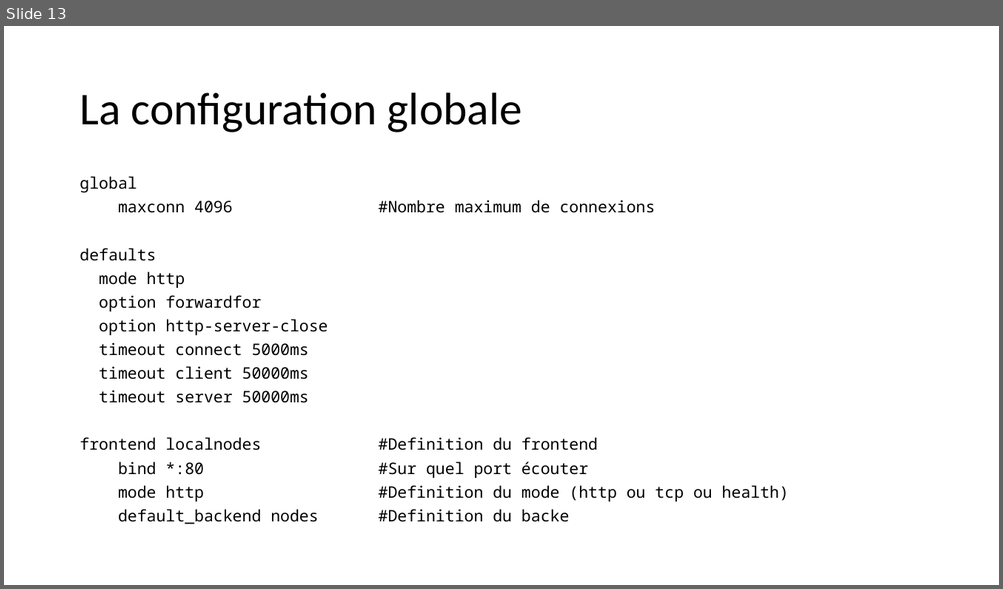
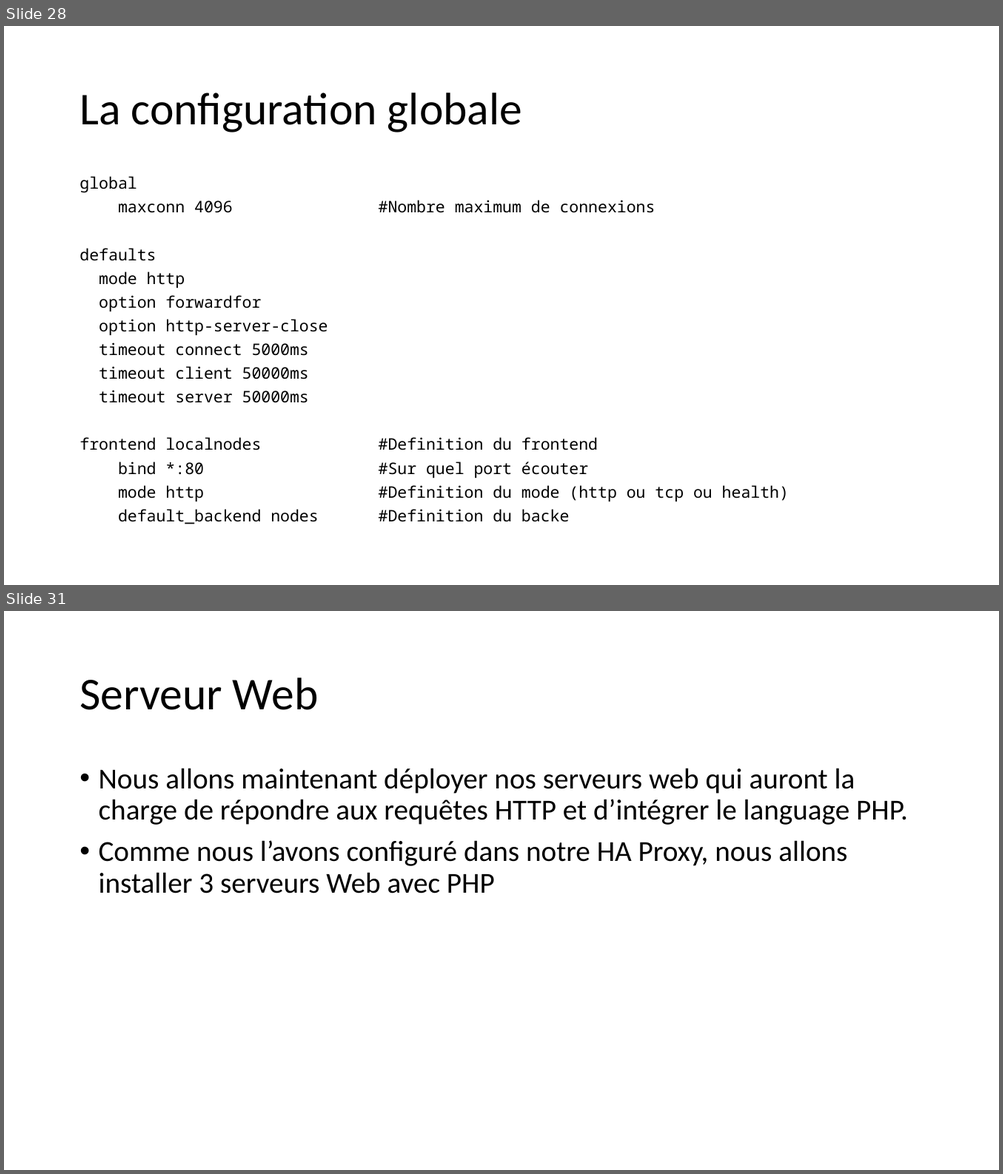
Before and after one commit to jeremysalmon/coursSystemeReparti, a slide deck: systeme_reparti.pptx. Shown one above the other, each under a label of ours: slide 13 before the commit, slides 28 and 31 after it; the slides between them are not shown. The pictures are 1003x589 and 1003x1174 pixels, drawn with LibreOffice and Linux fonts; fonts in the diff are those of the drawing. Boxes give left, top, right and bottom in pixels: in the first picture for what was removed or moved away, otherwise in the second. Text is boxed around its words. In the diff, an @@ line names an element or a change of style, - is before the commit and + after.

```diff
--- a/systeme_reparti.pptx
+++ b/systeme_reparti.pptx
@@ slide 31 added at [4,611,999,1170], background #FFFFFF @@
@@ title added at [79,678,318,710], 44 pt, text #000000 @@
+Serveur Web
@@ text added at [99,768,908,894], 28 pt, text #000000 @@
+• Nous allons maintenant déployer nos serveurs web qui auront la charge de répondre aux requêtes HTTP et d’intégrer le language PHP.
+• Comme nous l’avons configuré dans notre HA Proxy, nous allons installer 3 serveurs Web avec PHP
@@ what was slide 13 is now slide 28 @@
```
Also in this commit, not shown: 2 slides changed, 18 other slides added.
